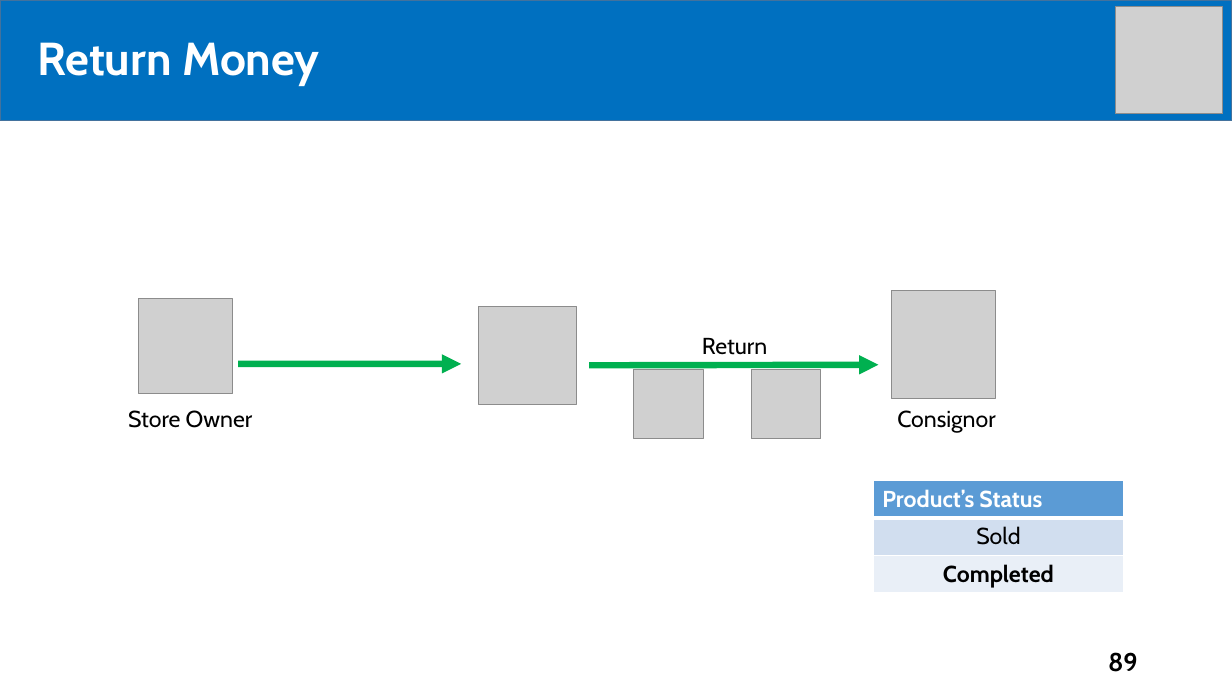
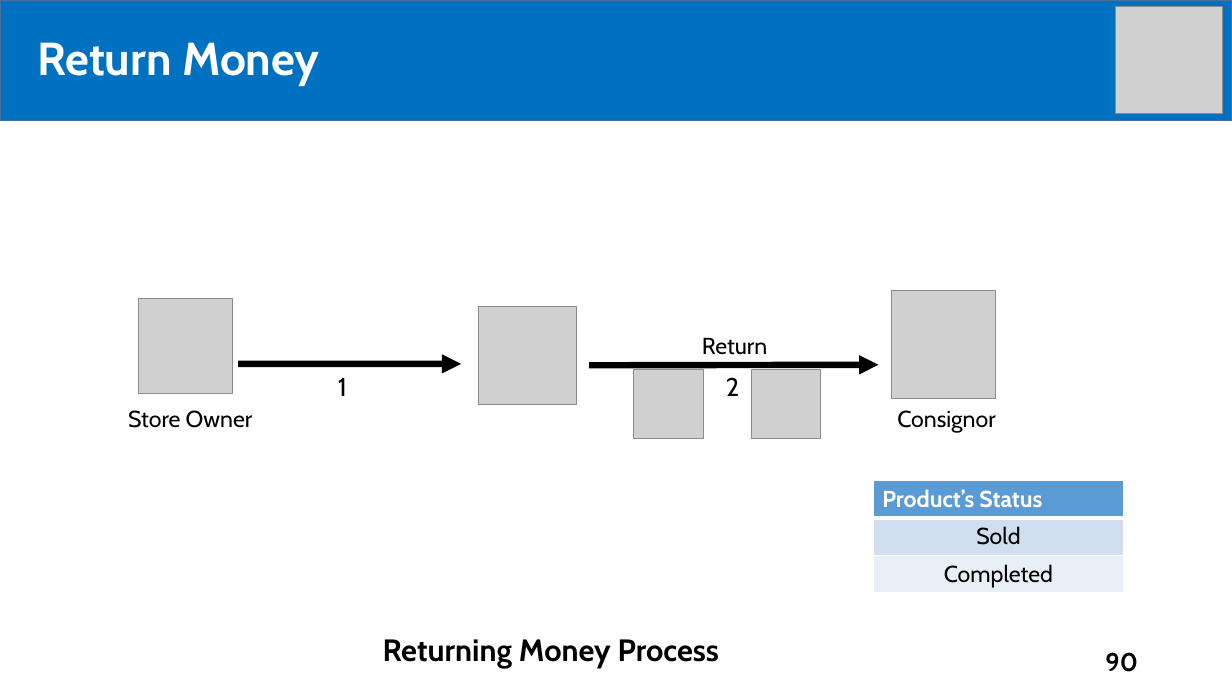
Before and after one commit to tiendan3108/CP, a slide deck: slide 90 of Source/Presentation/PreFinalPresentation.pptx (slide 89 before the commit). Drawn at 1232x693 pixels with LibreOffice and Linux fonts; fonts in the diff are those of the drawing; grey boxes stand for pictures. Boxes give left, top, right and bottom in pixels: in the first picture for what was removed or moved away, otherwise in the second. Text is boxed around its words. In the diff, an @@ line names an element or a change of style, - is before the commit and + after.

```diff
--- a/Source/Presentation/PreFinalPresentation.pptx
+++ b/Source/Presentation/PreFinalPresentation.pptx
@@ arrow (238, 364) - (461, 364): stroke #00B050 5 pt to #000000 5 pt @@
@@ text added at [338,378,347,396], 20 pt, text #000000 @@
+1
@@ arrow (590, 365) - (879, 365): stroke #00B050 5 pt to #000000 5 pt @@
@@ text added at [726,377,739,396], 20 pt, text #000000 @@
+2
@@ table at [873,481,1124,592] @@
@@ bold off in "Completed" @@
@@ text added at [383,639,719,668], 24 pt, text #000000, bold @@
+Returning Money Process
@@ page number at [1105,652,1138,672]: text changed @@
-89
+90
```
Also in this commit, not shown: 30 other slides changed, 5 slides added, 2 slides removed.
